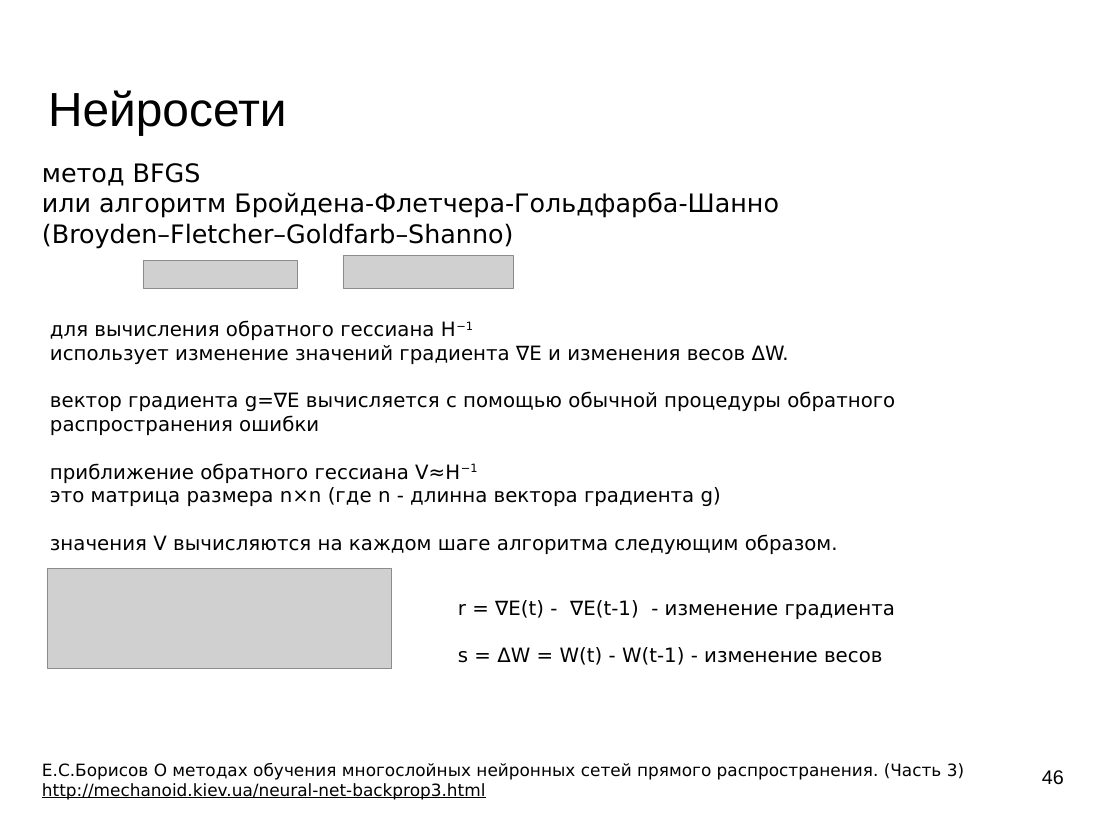
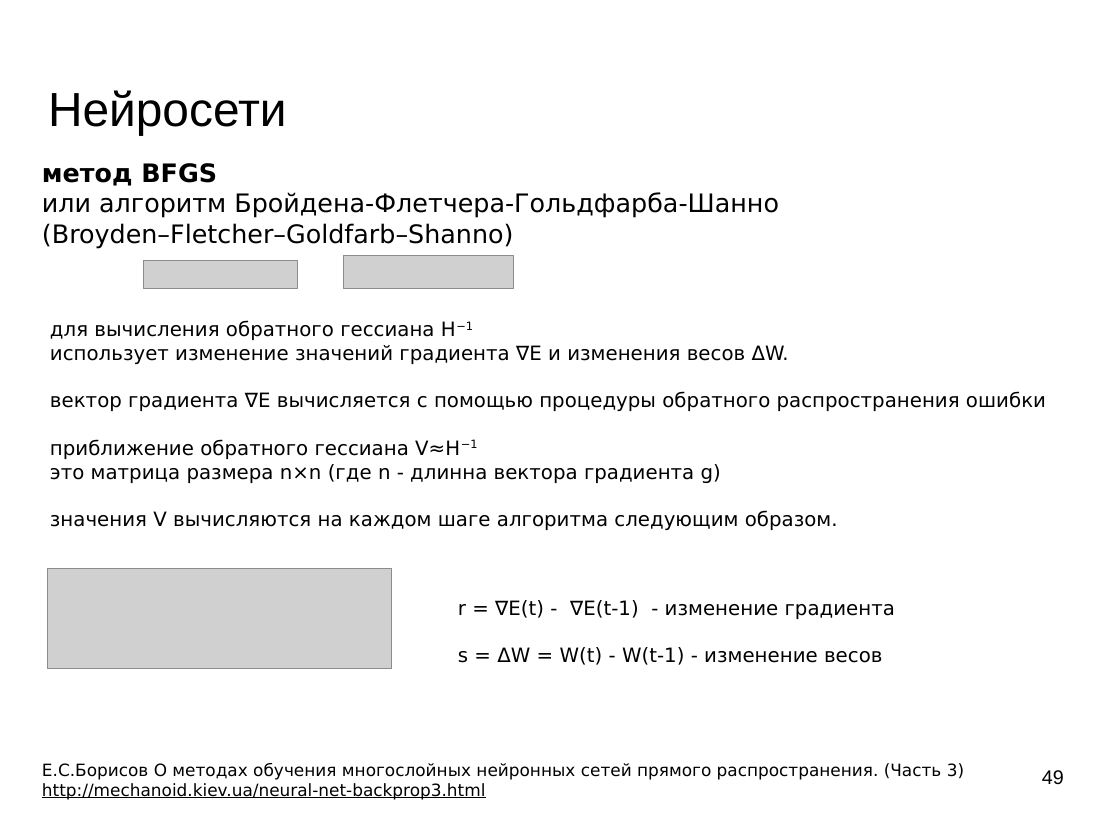
Before and after one commit to mechanoid5/ml_lectorium_legacy, a slide deck: slide 49 of 10-ann.odp (slide 46 before the commit). Drawn at 1120x840 pixels with LibreOffice and Linux fonts; fonts in the diff are those of the drawing; grey boxes stand for pictures; background and template pictures are left out. Boxes give left, top, right and bottom in pixels: in the first picture for what was removed or moved away, otherwise in the second. Text is boxed around its words. In the diff, an @@ line names an element or a change of style, - is before the commit and + after.

```diff
--- a/10-ann.odp
+++ b/10-ann.odp
@@ text at bbox=[42, 163, 217, 186]: bold on in "метод BFGS" @@
@@ text at bbox=[50, 392, 1046, 411]: text changed @@
-вектор градиента g=∇E вычисляется с помощью обычной процедуры обратного распространения ошибки
+вектор градиента ∇E вычисляется с помощью процедуры обратного распространения ошибки
@@ page number at bbox=[1042, 770, 1064, 784]: text changed @@
-46
+49
```
Also in this commit, not shown: 2 other slides changed, 6 slides added.
